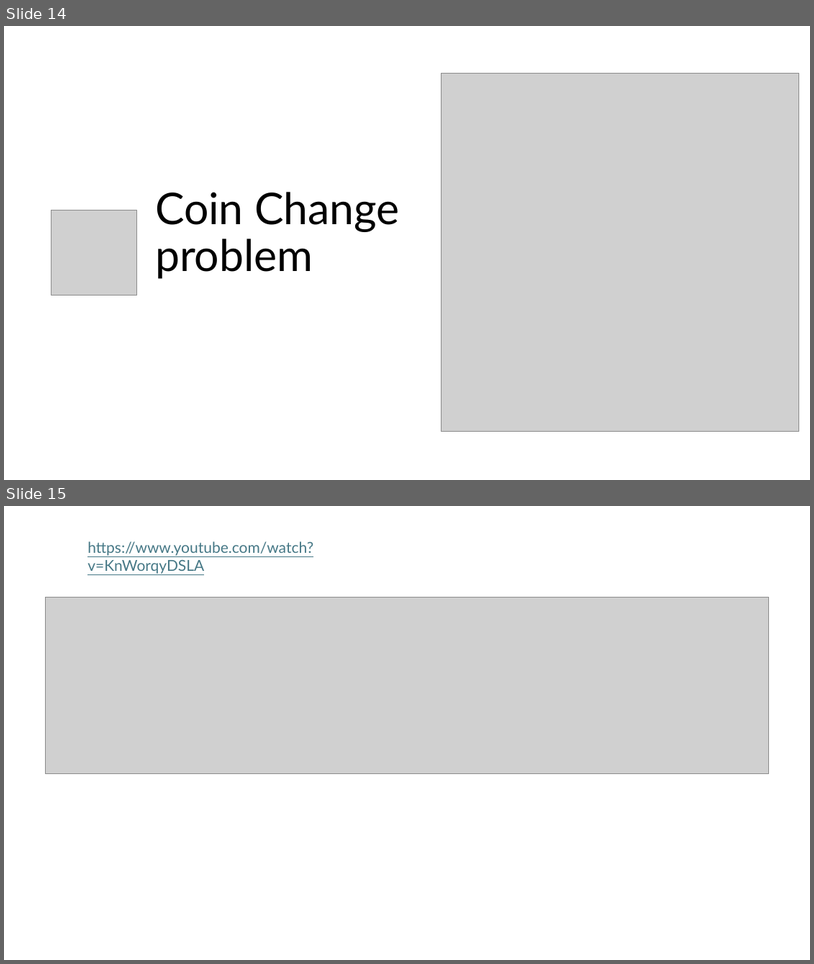
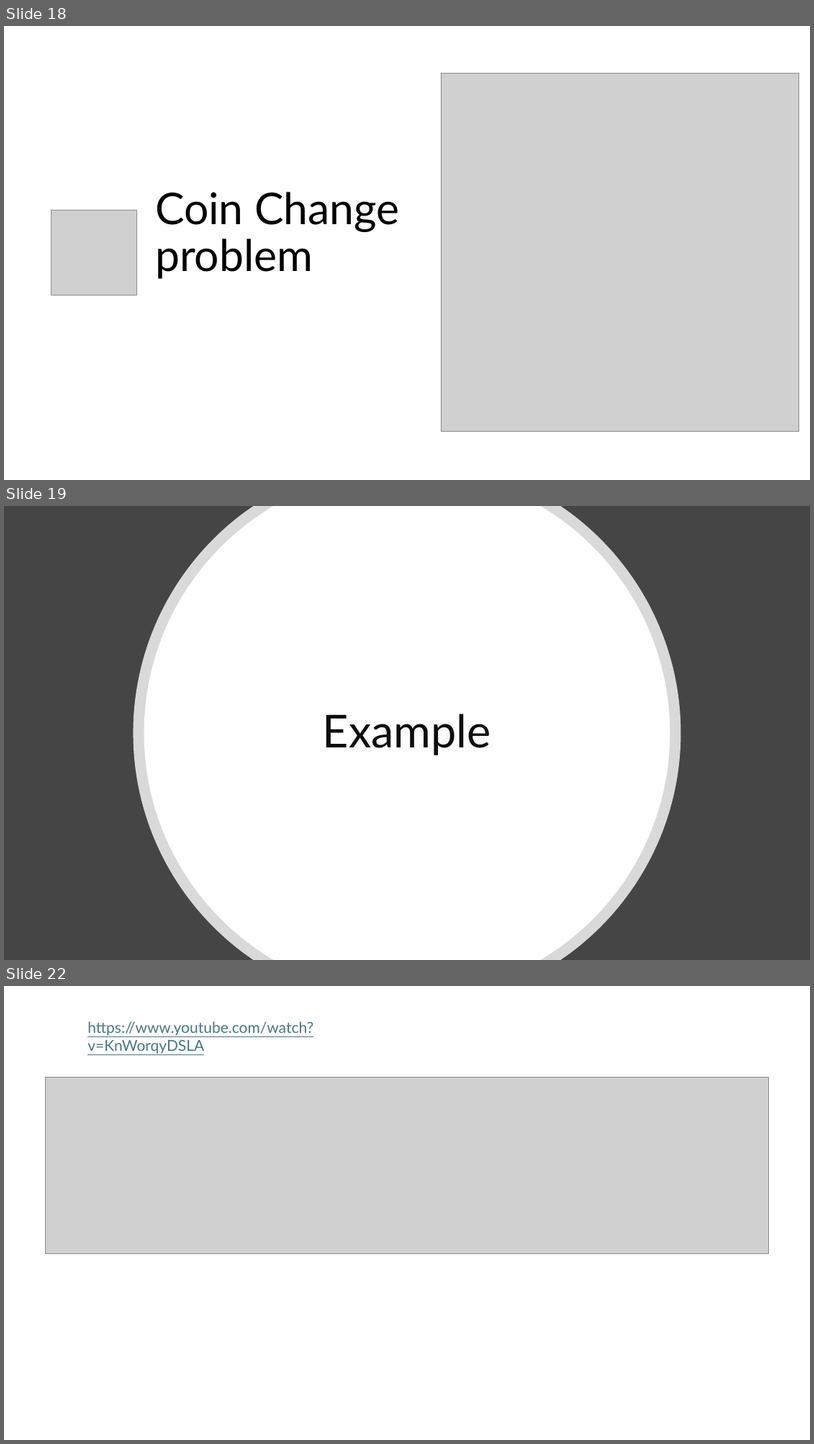
Before and after one commit to RobertNagy299/dsa-i-teaching, a slide deck: MyOwnPresentations/Dynamic_Programming_III.pptx. Shown one above the other, each under a label of ours: slides 14 and 15 before the commit, slides 18, 19 and 22 after it; the slides between them are not shown. The pictures are 814x964 and 814x1444 pixels, drawn with LibreOffice and Linux fonts; fonts in the diff are those of the drawing; grey boxes stand for pictures. Boxes give left, top, right and bottom in pixels: in the first picture for what was removed or moved away, otherwise in the second. Text is boxed around its words. In the diff, an @@ line names an element or a change of style, - is before the commit and + after.

```diff
--- a/MyOwnPresentations/Dynamic_Programming_III.pptx
+++ b/MyOwnPresentations/Dynamic_Programming_III.pptx
@@ slide 19 added at <box>4,506,810,960</box>, background #454545 @@
@@ freeform shape added at <box>134,506,682,960</box>, fill #FFFFFF at 80% opacity @@
@@ freeform shape added at <box>144,506,671,960</box>, fill #FFFFFF @@
@@ title added at <box>323,713,491,755</box>, 54 pt, text #0D0D0D @@
+Example
@@ what was slide 14 is now slide 18 @@
@@ what was slide 15 is now slide 22 @@
```
Also in this commit, not shown: 1 slide changed, 15 other slides added.
